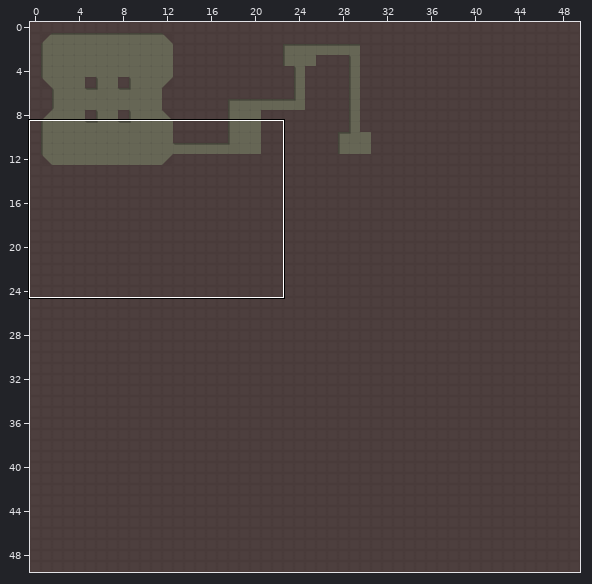
Two versions of a level (Tiled map, PvT/Assets/config/maps/level3.tmx). The first picture is a wide view before the edit; the outline marks the close-up.
Close-up. As it was:
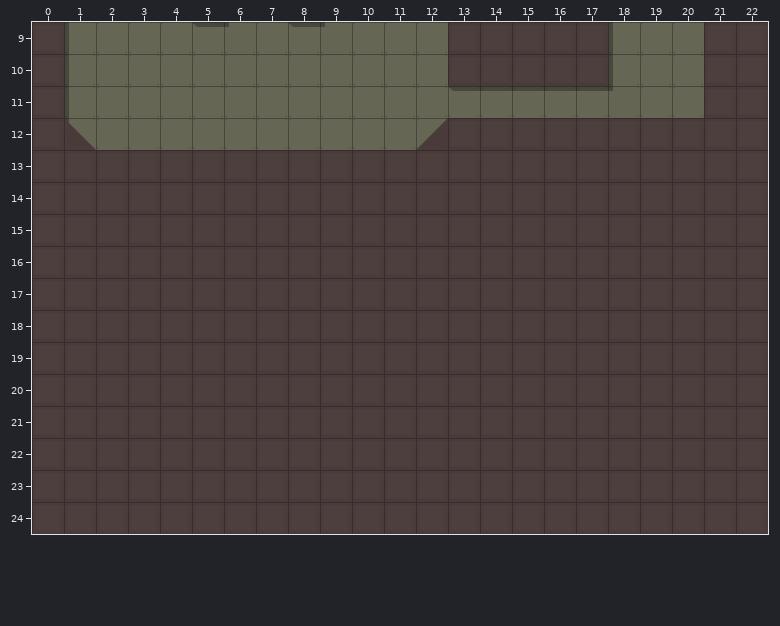
Cells are 128x128 px. Shown: x 0..22, y 9..24.
The result:
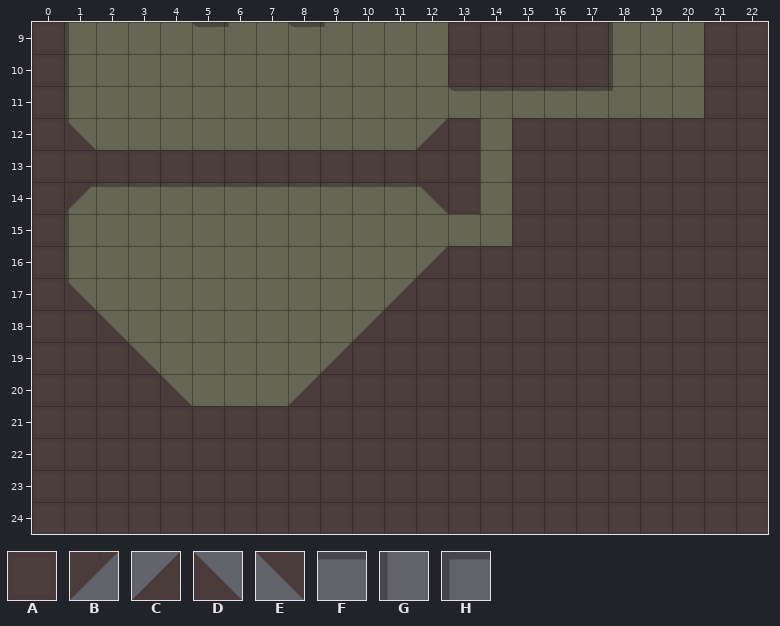
Key: from "MetalTiles": A 2, B 4, C 4 turned 180, D 4 turned 270, E 4 turned 90, F 7, G 7 turned 270, H 8.
_ is an empty cell.
Edits made:
{"where": "layer \"WallShadow\""}
{"y":14,"x":1,"old":"____________","new":"HFFFFFFFFFFF"}
{"y":15,"x":1,"old":"_","new":"G"}
{"y":16,"x":1,"old":"_","new":"G"}
{"y":17,"x":1,"old":"_","new":"G"}
{"where": "layer \"Walls\""}
{"y":12,"x":14,"old":"A","new":"_"}
{"y":13,"x":14,"old":"A","new":"_"}
{"y":14,"x":1,"old":"AAAAAAAAAAAA","new":"B__________E"}
{"y":14,"x":14,"old":"A","new":"_"}
{"y":15,"x":1,"old":"AAAAAAAAAAAAAA","new":"______________"}
{"y":16,"x":1,"old":"AAAAAAAAAAAA","new":"___________C"}
{"y":17,"x":1,"old":"AAAAAAAAAAA","new":"D_________C"}
{"y":18,"x":2,"old":"AAAAAAAAA","new":"D_______C"}
{"y":19,"x":3,"old":"AAAAAAA","new":"D_____C"}
{"y":20,"x":4,"old":"AAAAA","new":"D___C"}
